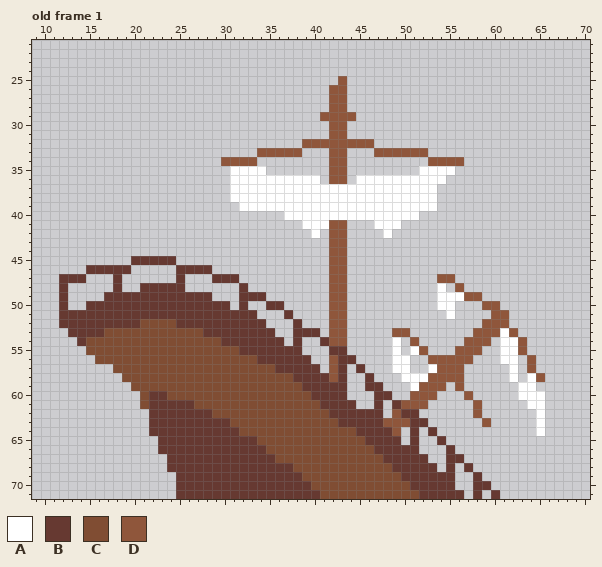
Pixel-art file: Assets/Aseprites/sunked_ship.ase. The first picture shows the starting point.
128x72 pixels, 1 frame. Shown: old frame 1: x 9..70, y 21..71. The commit also changed other frames, which this record leaves out.
Palette (. is transparent): A #ffffff  B #663931  C #804d33  D #8f563b
Pixels before, old frame 1 (only the part around the change), first column x 9:
21 ..............................................................
22 ..............................................................
23 ..............................................................
24 ..............................................................
25 ..................................D...........................
26 .................................DD...........................
27 .................................DD...........................
28 .................................DD...........................
29 ................................DDDD..........................
30 .................................DD...........................
31 .................................DD...........................
32 ..............................DDDDDDDD........................
33 .........................DDDDD...DD...DDDDDD..................
34 .....................DDDD........DD.........DDDD..............
35 ......................AAAA.......DD........AAAA...............
36 ......................AAAAAAAAAA.DD.AAAAAAAAAA................
37 ......................AAAAAAAAAAAAAAAAAAAAAAA.................
38 ......................AAAAAAAAAAAAAAAAAAAAAAA.................
39 .......................AAAAAAAAAAAAAAAAAAAAAA.................
40 ............................AAAAAAAAAAAAAAA...................
41 ..............................AAADD...AAA.....................
42 ...............................A.DD....A......................
43 .................................DD...........................
44 .................................DD...........................
45 ...........BBBBB.................DD...........................
46 ......BBBBB.....BBBB.............DD...........................
47 ...BBB...B......B...BBB..........DD..........DD...............
48 ...B.....B..BBBBB......B.........DD..........A.D..............
49 ...B....BBBBBBBBBBBB...BBB.......DD..........AAADD............
50 ...B..BBBBBBBBBBBBBBBB.B..BB.....DD..........AA...DD..........
51 ...BBBBBBBBBBBBBBBBBBBBBB...B....DD...........A....DD.........
52 ...BBBBBBBBBCCCCBBBBBBBBBB...B...DD...............DDD.........
53 ....BBBBCCCCCCCCCCCBBBBBBBB..BBB.DD.....DD.......DDDAD........
54 .....BCCCCCCCCCCCCCCCBBBBBBB.B..BDD.....A.D.....DDD.AAD.......
55 ......CCCCCCCCCCCCCCCCCBBBBBBB...BB.....A.AD...DDD..AAD.......
56 .......CCCCCCCCCCCCCCCCCCBBBBBB..DBB....AA..DDDDD...AA.D......
57 .........CCCCCCCCCCCCCCCCCCBBBBB.DB.B...AA..ADDD.....A.D......
58 ..........CCCCCCCCCCCCCCCCCCCBBBBDB..B...AAADDDD.....A.AD.....
59 ...........CCCCCCCCCCCCCCCCCCCBBBBB..BB...ADDD.D......AA......
60 ............CBBCCCCCCCCCCCCCCCCBBBB...BB..DDD...D.....AAA.....
61 ............CBBBBBCCCCCCCCCCCCCCBBBB..B.BDDD.....D.....AA.....
62 .............BBBBBBBCCCCCCCCCCCCCBBBBBB.DBB......D......A.....
63 .............BBBBBBBBBCCCCCCCCCCCCBBBBBDDDBB......D.....A.....
64 .............BBBBBBBBBBCCCCCCCCCCCCCBBBBD.B.B...........A.....
65 ..............BBBBBBBBBBBCCCCCCCCCCCCBBBB.B..B................
66 ..............BBBBBBBBBBBBCCCCCCCCCCCCBBBBB...B...............
67 ...............BBBBBBBBBBBBCCCCCCCCCCCCBBBBB..BB..............
68 ...............BBBBBBBBBBBBBBCCCCCCCCCCCBBBBB.B.B.............
69 ................BBBBBBBBBBBBBBCCCCCCCCCCCBBBBBB..B............
70 ................BBBBBBBBBBBBBBBCCCCCCCCCCCBBBBB..BB...........
71 ................BBBBBBBBBBBBBBBBCCCCCCCCCCCBBBBB.B.B..........
Once edited:
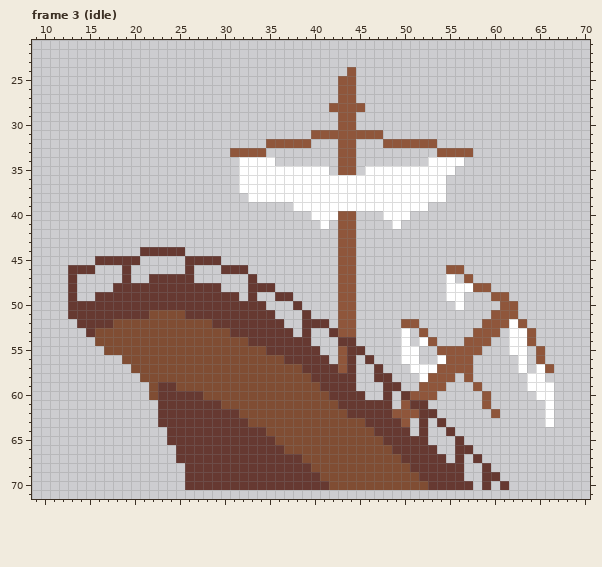
A new or re-ordered frame is compared with the old frame closest to it.
Change:
frames 1 -> 4
Changed rows in their new state; - is an unchanged pixel.
Frame 3 (idle) is new; against old frame 1:
first column x 12:
24 --------------------------------D----------------------
25 --------------------------------D----------------------
26 ------------------------------.-D----------------------
27 ------------------------------.-D----------------------
28 --------------------------------DD---------------------
29 -----------------------------..------------------------
30 ------------------------------.-D----------------------
31 ----------------------------DD--DDDD-------------------
32 -----------------------DDDD-...--..-DDDDDD-------------
33 -------------------DDD-....---.-D--......-DDDD---------
34 ------------------..AAAA------.-D--------AAAA----------
35 -------------------.---AAAAAAA.-D-AAAAAA---------------
36 -------------------.---------AAAA----------------------
37 -------------------.----------------------A------------
38 -------------------..---------------------A------------
39 --------------------......---------------.-------------
40 -------------------------...---DD...---.---------------
41 ---------------------------..-.-D--..------------------
42 ----------------------------.-.-D---.------------------
43 ------------------------------.-D----------------------
44 ---------BBBBB----------------.-D----------------------
45 ----BBBB-....-BBBB------------.-D----------------------
46 -BB-...------.-..-BBB---------.-D----------DD----------
47 .-.---.B--BBB-B--...-B--------.-D---------.A-D---------
48 .B-----BB-----BBBB--.BBB------.-D---------.AAADD-------
49 .B--B------------BBB.-.-BB----.-D---------.--..-DD-----
50 .BB----------------B-BB..-B---.-D---------..A--..DD----
51 .---------CCCC--------BB-.-B--.-D----------.------D----
52 ..----CCC----CCCC------BB-.BBB.-D-----DD----------AD---
53 -..-C-----------CCC-----BB.-.-B-D----.A-D--------.AAD--
54 --..--------------CCC----B-B-..BB----.A.AD-------.-AD--
55 ---..---------------CCC----BB-.DBB---.A-.-DD-----.-A-D-
56 ----...---------------CCC---BB.D--B--.-A-.A------..A.D-
57 ------..----------------CCC--BBDB.-B-..AA----D----.A.AD
58 -------..-----------------CC--B-B-.BB-..----.D----.--A-
59 --------..-BB--------------CC---B-..BB-.----.-D----.-AA
60 ---------.C-BBBB------------CC--BB-.--B------.-D---..-A
61 ---------..----BBB-----------CC--BB-B.-BB-----.D----..A
62 ----------.------BBB----------CC----B-DDBB----.-D----.A
63 ----------.--------BB----------CCC--BB-.--B----.-----.A
64 ----------..--------BBB----------CC--BB.B.-B---------.-
65 -----------.----------BB----------CC--B-B-.-B----------
66 -----------..----------BB----------CC---BB-.BB---------
67 ------------.-----------BBB---------CC---BB.--B--------
68 ------------..------------BB---------CC---B-B.-B-------
69 -------------.-------------BB---------CC----B-.BB------
70 -------------.--------------BB---------CC---BB.--B-----
71 -------------................................-.-.------
Where, in picture pixels (left, top, right, bottom), the same in both pictures:
changed: (59, 67, 554, 499)
